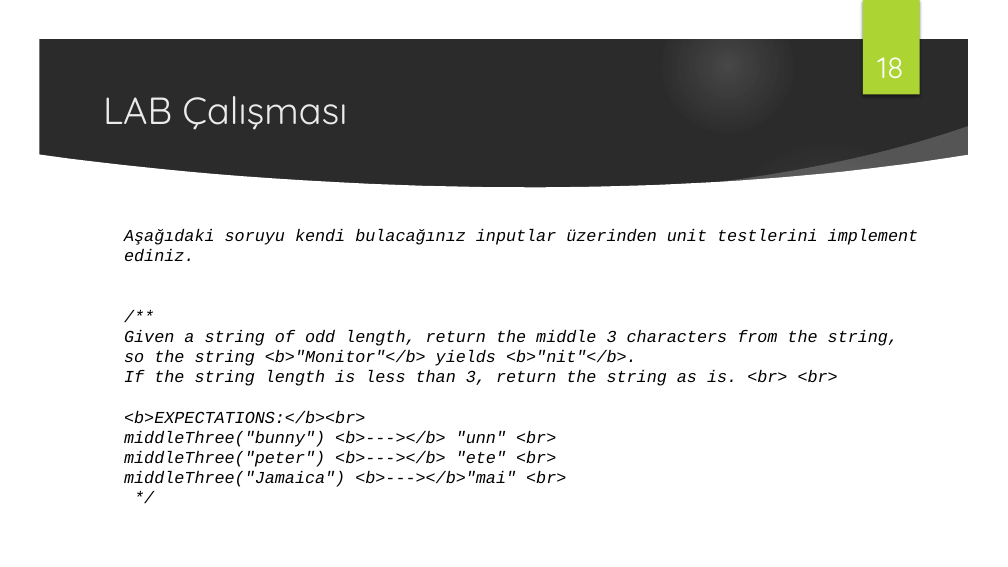
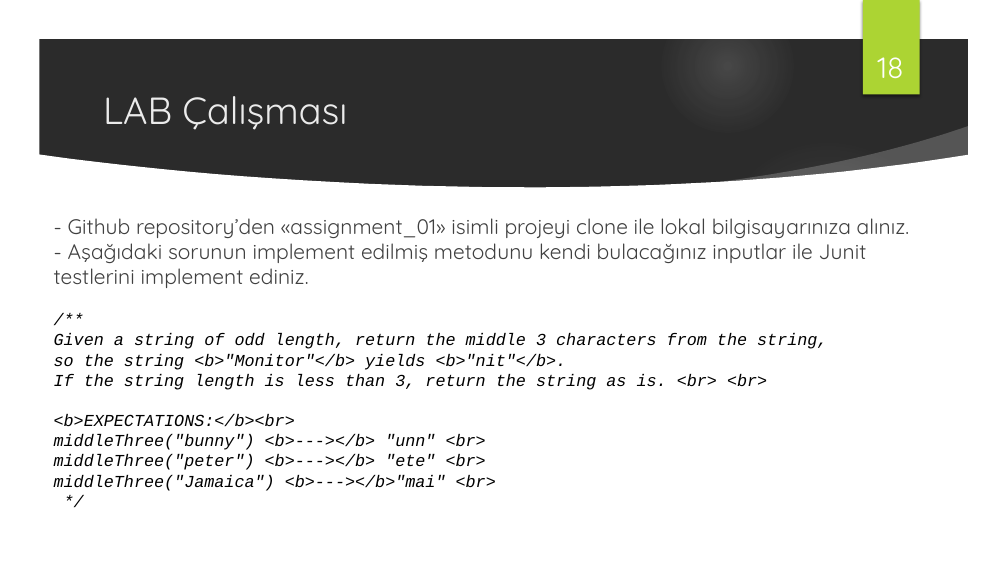
Before and after one commit to handanyarici/Medipol_SoftwareTesting_2020, a slide deck: slide 18 of 2- Yazılım Test Metodolojileri/Yazılım Test Metodolojileri_w2.pptx. Drawn at 1008x567 pixels with LibreOffice and Linux fonts; fonts in the diff are those of the drawing; background and template pictures are left out; a plain dark background stands for a picture behind light text. Boxes give left, top, right and bottom in pixels: in the first picture for what was removed or moved away, otherwise in the second. Text is boxed around its words. In the diff, an @@ line names an element or a change of style, - is before the commit and + after.

Commit message:
slayt duzenleme

```diff
--- a/2- Yazılım Test Metodolojileri/Yazılım Test Metodolojileri_w2.pptx
+++ b/2- Yazılım Test Metodolojileri/Yazılım Test Metodolojileri_w2.pptx
@@ text "- Github repository’den «assignment_01» isimli ...": place and size @@
-text "- Github repository’den «assignment_01» isimli ..." at box(124, 229, 918, 487)
+text "- Github repository’den «assignment_01» isimli ..." at box(54, 218, 910, 491)
@@ text at box(54, 218, 910, 288): text changed; size 16 to 20 pt; font Courier New to Quicksand; text colour #000000 to #404040; italic off @@
-Aşağıdaki soruyu kendi bulacağınız inputlar üzerinden unit testlerini implement ediniz.
+- Github repository’den «assignment_01» isimli projeyi clone ile lokal bilgisayarınıza alınız.
+- Aşağıdaki sorunun implement edilmiş metodunu kendi bulacağınız inputlar ile Junit testlerini implement ediniz.
```
